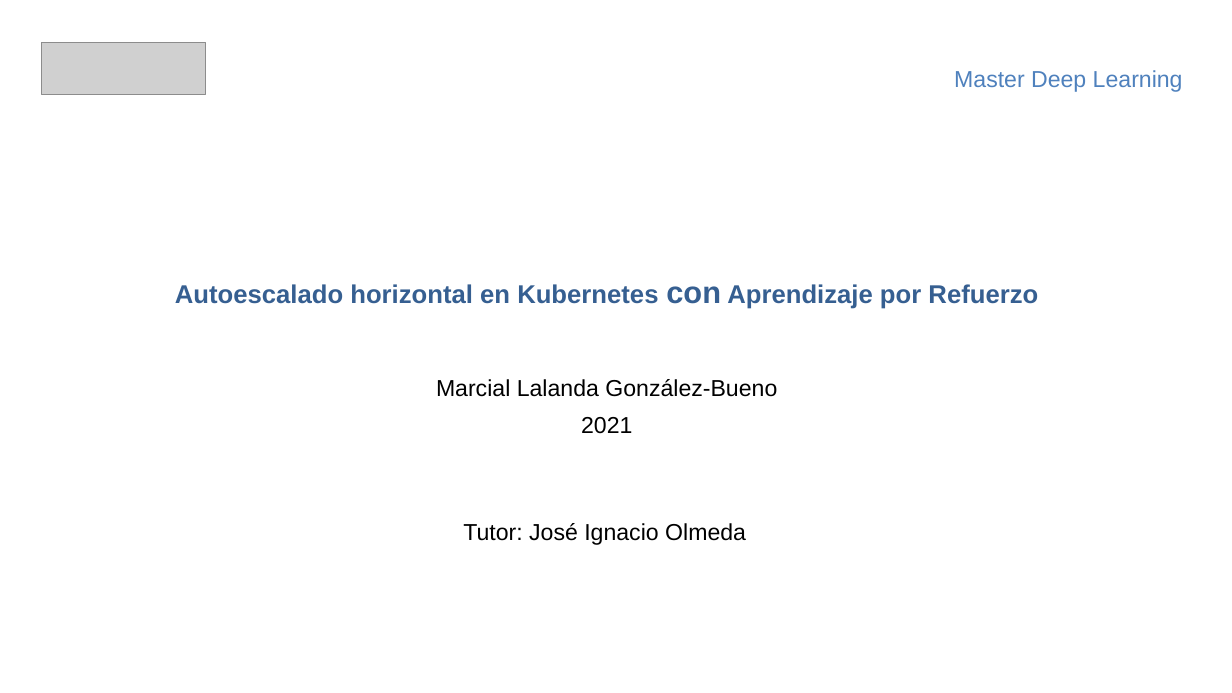
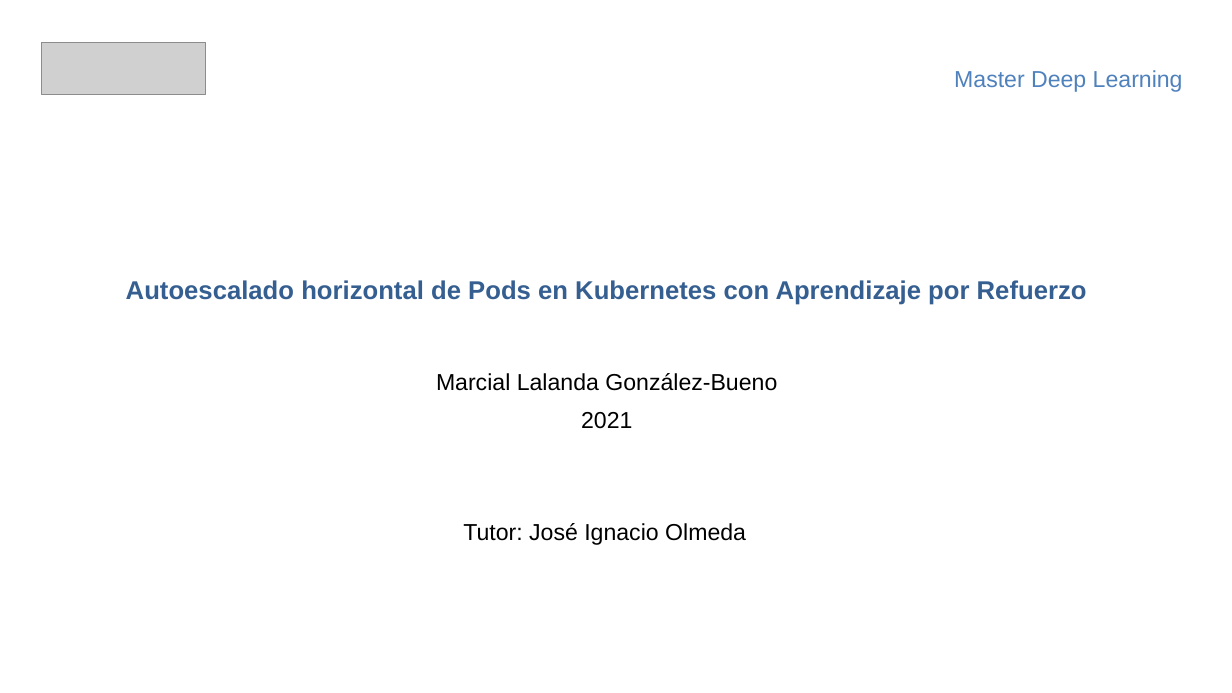
Before and after one commit to mlalandag/HPAwDRL, a slide deck: slide 1 of doc/HPAWithDQN.pptx. Drawn at 1232x693 pixels with LibreOffice and Linux fonts; fonts in the diff are those of the drawing; grey boxes stand for pictures. Boxes give left, top, right and bottom in pixels: in the first picture for what was removed or moved away, otherwise in the second. Text is boxed around its words. In the diff, an @@ line names an element or a change of style, - is before the commit and + after.

```diff
--- a/doc/HPAWithDQN.pptx
+++ b/doc/HPAWithDQN.pptx
@@ subtitle at (126,280,1087,305): text changed @@
-Autoescalado horizontal en Kubernetes con Aprendizaje por Refuerzo
+Autoescalado horizontal de Pods en Kubernetes con Aprendizaje por Refuerzo
```
Also in this commit, not shown: 1 other slide changed.
